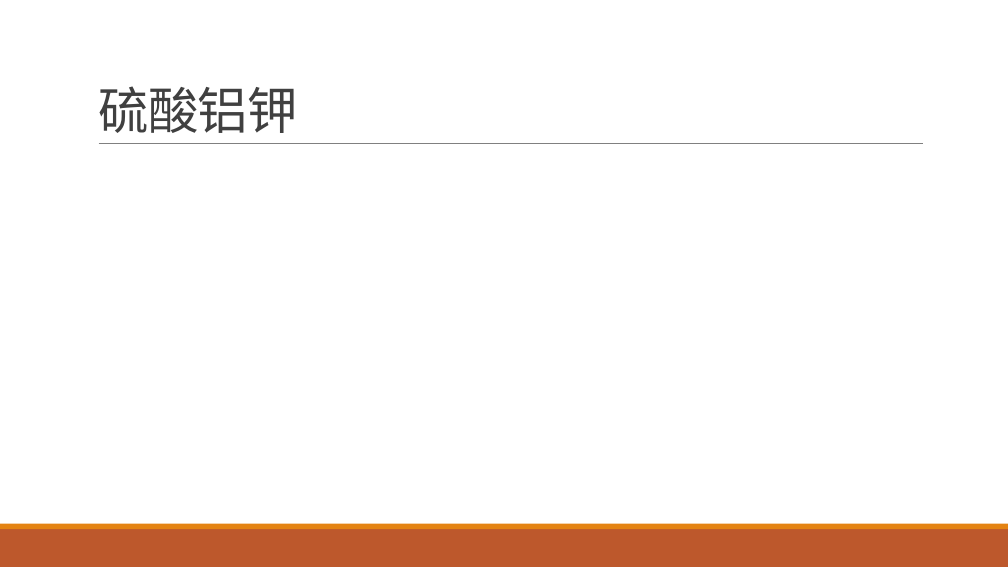
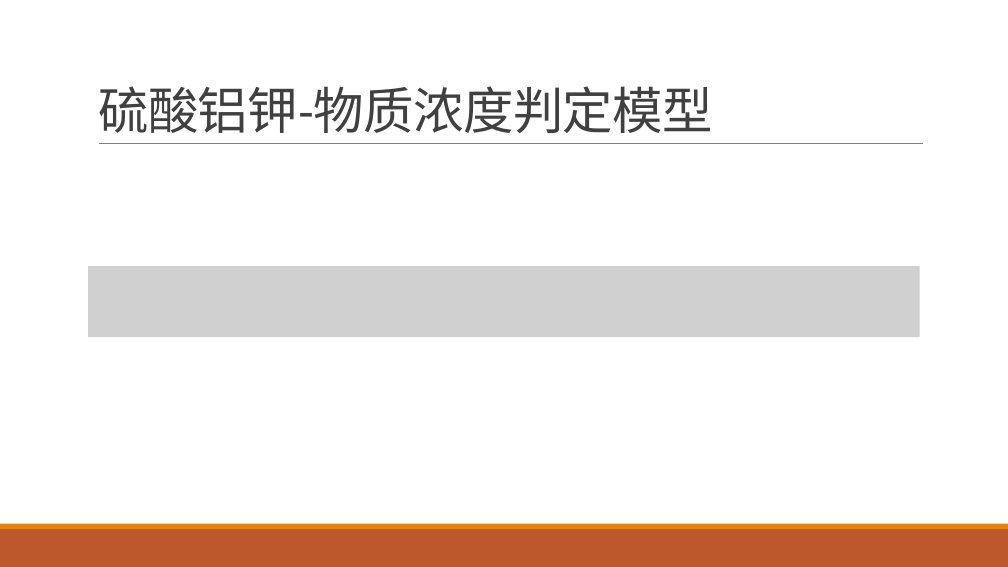
Before and after one commit to yuanjingsong/MCM_Homework, a slide deck: slide 20 of PreG21.pptx (slide 19 before the commit). Drawn at 1008x567 pixels with LibreOffice and Linux fonts; fonts in the diff are those of the drawing; grey boxes stand for pictures. Boxes give left, top, right and bottom in pixels: in the first picture for what was removed or moved away, otherwise in the second. Text is boxed around its words. In the diff, an @@ line names an element or a change of style, - is before the commit and + after.

Commit message:
ok

```diff
--- a/PreG21.pptx
+++ b/PreG21.pptx
@@ title at (98, 86, 713, 133): text changed @@
-硫酸铝钾
+硫酸铝钾-物质浓度判定模型
@@ picture added at (88, 266, 920, 337) @@
```
Also in this commit, not shown: 1 other slide changed, 5 slides added.
